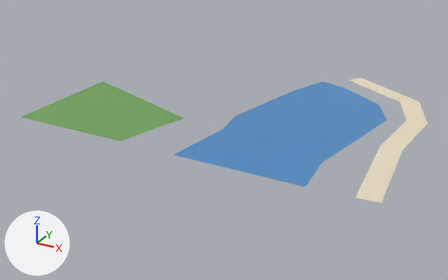
One commit to the glTF model public/assets/bengaluru-region-v1/tiles/t33_22-l0.glb: the scene before it, then after it.
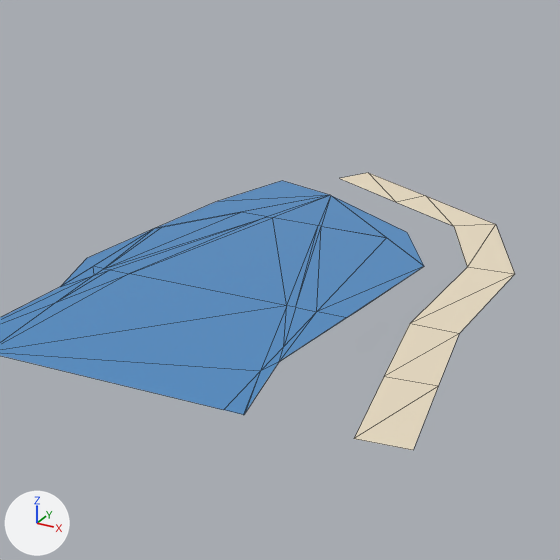
There are two pictures of each version: one whole from a 50 mm lens placed at (16731.0, 10794.0, 116.0), pointed at (16585.0, 11059.0, -16.0), one close up on the part from 44% to 100% of the width and 0% to 90% of the height. Every picture has the same lights, and +X, +Y and +Z are marked at lower left. The last two pictures show the newer version. The close-ups show mesh edges as thin lines.

Names of what the first close-up shows: 'ground', 'water'.
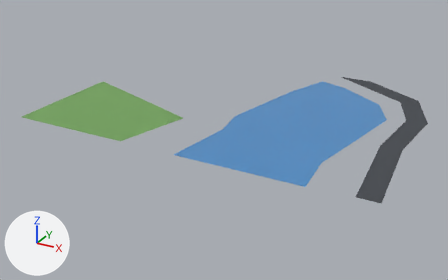
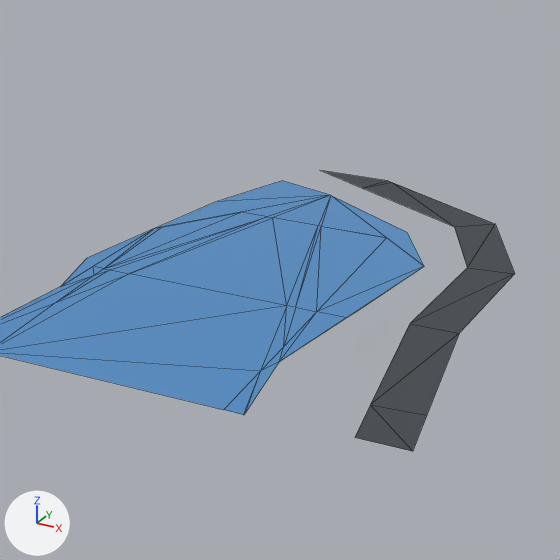
Boxes [x1, y1, x2, y2] around the edits, measured in the close-ups (560 x 560 px; the box of a moved part takes in the faces that stretch with it):
'ground', reshaped: before [340, 173, 515, 450]; after [321, 170, 515, 451]
part 1 of me_ground, moved or reshaped: before [340, 173, 494, 226]; after [321, 170, 494, 227]
part 2 of me_ground, moved or reshaped: before [354, 324, 459, 450]; after [355, 324, 459, 451]
part 3 of me_ground, recoloured (beige to dark grey): before [340, 173, 515, 450]; after [321, 170, 515, 451]

The edits, one by one:
me_ground is used by ob_ground; location (16500.0, 11000.0, 0.0).
Verts and faces of me_ground; kept vertices keep their numbers, new ones are numbered from 36.
Before the commit, vertices of me_ground: 22 (132.0, 144.0, 1.0) at pixel (368, 172), 23 (126.0, 135.0, 1.0) at pixel (339, 178), 24 (150.0, 132.0, 1.0) at pixel (425, 195), 25 (145.0, 124.0, 1.0) at pixel (396, 202).
Before the commit, vertices of me_ground: 30 (179.0, 52.0, 1.0) at pixel (459, 333), 31 (169.0, 52.0, 1.0) at pixel (409, 323), 32 (182.0, 26.0, 1.0) at pixel (438, 386), 33 (172.0, 25.0, 1.0) at pixel (383, 376), 34 (184.0, 0.0, 1.0) at pixel (413, 450).
Before the commit, vertices of me_ground: 35 (174.0, 0.0, 1.0) at pixel (353, 438).
me_ground had 36 vertices, 36 faces and spanned x 0.0..184.0, y 0.0..144.0, z 1.0.
me_ground now has 36 vertices, 36 faces and spans x 0.0..184.0, y 0.0..140.0, z 1.0.
Part 1, on me_ground:
Vertex 22 moves to (138.0, 140.0, 1.0), pixel (388, 180).
Vertex 23 moves to (119.0, 140.0, 1.0), pixel (319, 170).
Vertex 25 moves to (134.0, 131.0, 1.0), pixel (362, 188).
Vertex 24 moves to (139.0, 139.0, 1.0), pixel (391, 182).
Part 2, on me_ground:
Vertices deleted: 33 (with the faces that use them).
Vertex 32 moves to (173.0, 13.0, 1.0), pixel (370, 404).
New vertex 36 is at (183.0, 14.0, 1.0), pixel (426, 415).
New faces: (30, 31, 32), (30, 32, 36), (32, 34, 36).
me_ground part 3: 9 kept faces spanning x 119.0..184.0, y 0.0..140.0, z 1.0 get new vertex colours; the middle colour goes from beige #e9dcc3 to dark grey #45494f.
